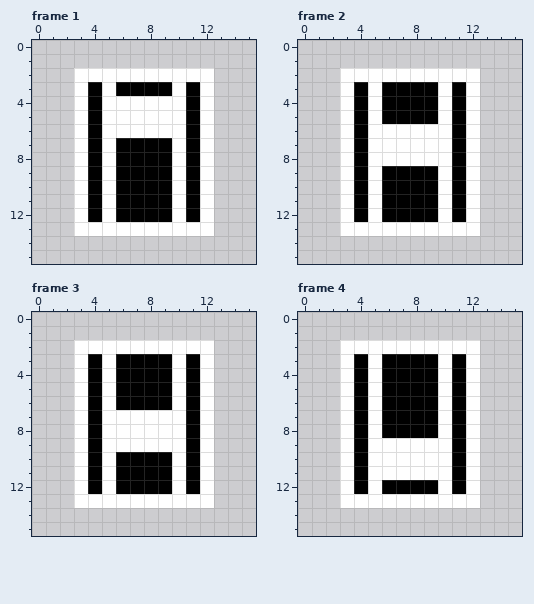
File history of a pixel-art file, graphics_source/spr_hover_button.aseprite. The picture above is the old version.
16x16 pixels, 4 frames. Shown: frame 1, frame 2, frame 3, frame 4.
Once edited:
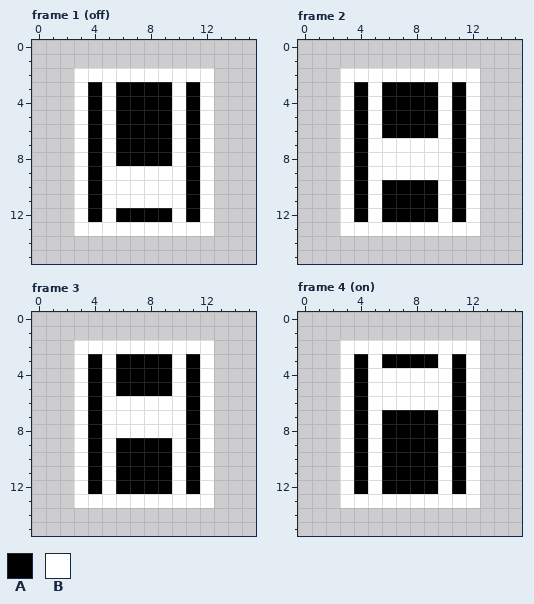
Palette (. is transparent): A #000000  B #ffffff
Diff:
Frame 1 (off):
Colour B gives way to colour A in rows 4 to 6 at x 6 to 9.
Colour A gives way to colour B in rows 9 to 11 at x 6 to 9.
Frame 2:
Colour B gives way to colour A in row 6 at x 6 to 9.
Colour A gives way to colour B in row 9 at x 6 to 9.
Frame 3:
Colour B gives way to colour A in row 9 at x 6 to 9.
Colour A gives way to colour B in row 6 at x 6 to 9.
Frame 4 (on):
Colour B gives way to colour A in rows 9 to 11 at x 6 to 9.
Colour A gives way to colour B in rows 4 to 6 at x 6 to 9.
